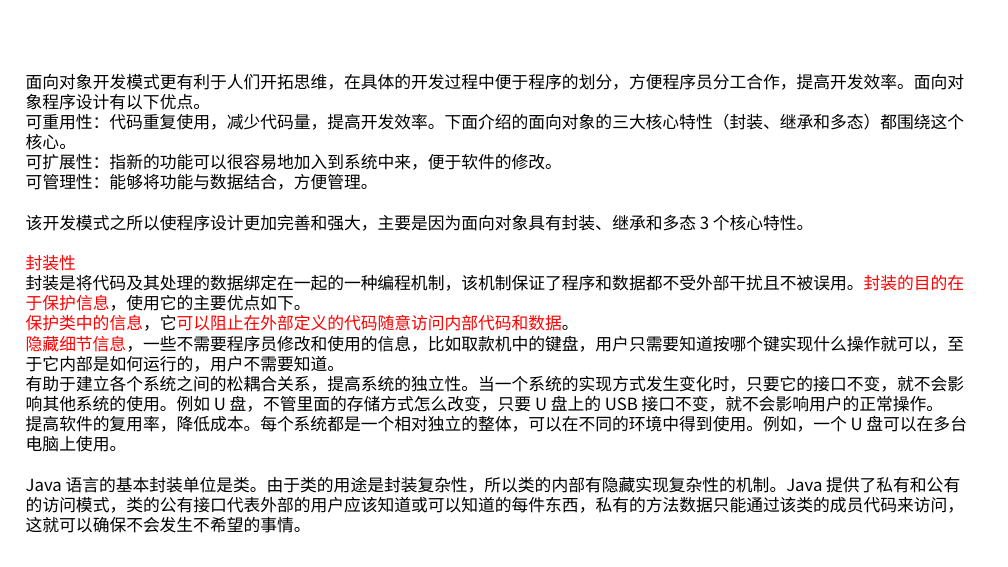
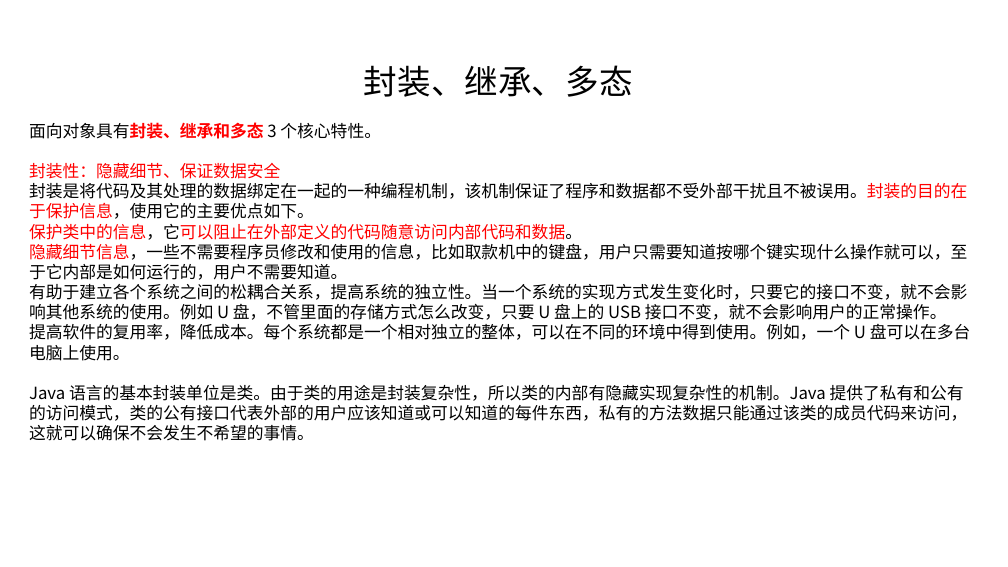
Before and after one commit to linkknown/PPT, a slide deck: slide 12 of 基础PPT/第2章：Java面向对象.pptx (slide 14 before the commit). Drawn at 1008x567 pixels with LibreOffice and Linux fonts; fonts in the diff are those of the drawing; background and template pictures are left out. Boxes give left, top, right and bottom in pixels: in the first picture for what was removed or moved away, otherwise in the second. Text is boxed around its words. In the diff, an @@ line names an element or a change of style, - is before the commit and + after.

```diff
--- a/基础PPT/第2章：Java面向对象.pptx
+++ b/基础PPT/第2章：Java面向对象.pptx
@@ text added at [364, 65, 633, 97], 32 pt, text #000000 @@
+封装、继承、多态
@@ text "面向对象具有封装、继承和多态 3 个核心特性。": place and size @@
-text "面向对象具有封装、继承和多态 3 个核心特性。" at [26, 74, 967, 533]
+text "面向对象具有封装、继承和多态 3 个核心特性。" at [29, 122, 971, 441]
@@ text at [29, 122, 381, 179]: text changed; text colour #000000 to #FF0000 @@
-面向对象开发模式更有利于人们开拓思维，在具体的开发过程中便于程序的划分，方便程序员分工合作，提高开发效率。面向对象程序设计有以下优点。
-可重用性：代码重复使用，减少代码量，提高开发效率。下面介绍的面向对象的三大核心特性（封装、继承和多态）都围绕这个核心。
-可扩展性：指新的功能可以很容易地加入到系统中来，便于软件的修改。
-可管理性：能够将功能与数据结合，方便管理。
-该开发模式之所以使程序设计更加完善和强大，主要是因为面向对象具有封装、继承和多态 3 个核心特性。
-封装性
+面向对象具有封装、继承和多态 3 个核心特性。
+封装性：隐藏细节、保证数据安全
```
Also in this commit, not shown: 17 other slides changed, 6 slides added, 1 slide removed, 1 other file.
